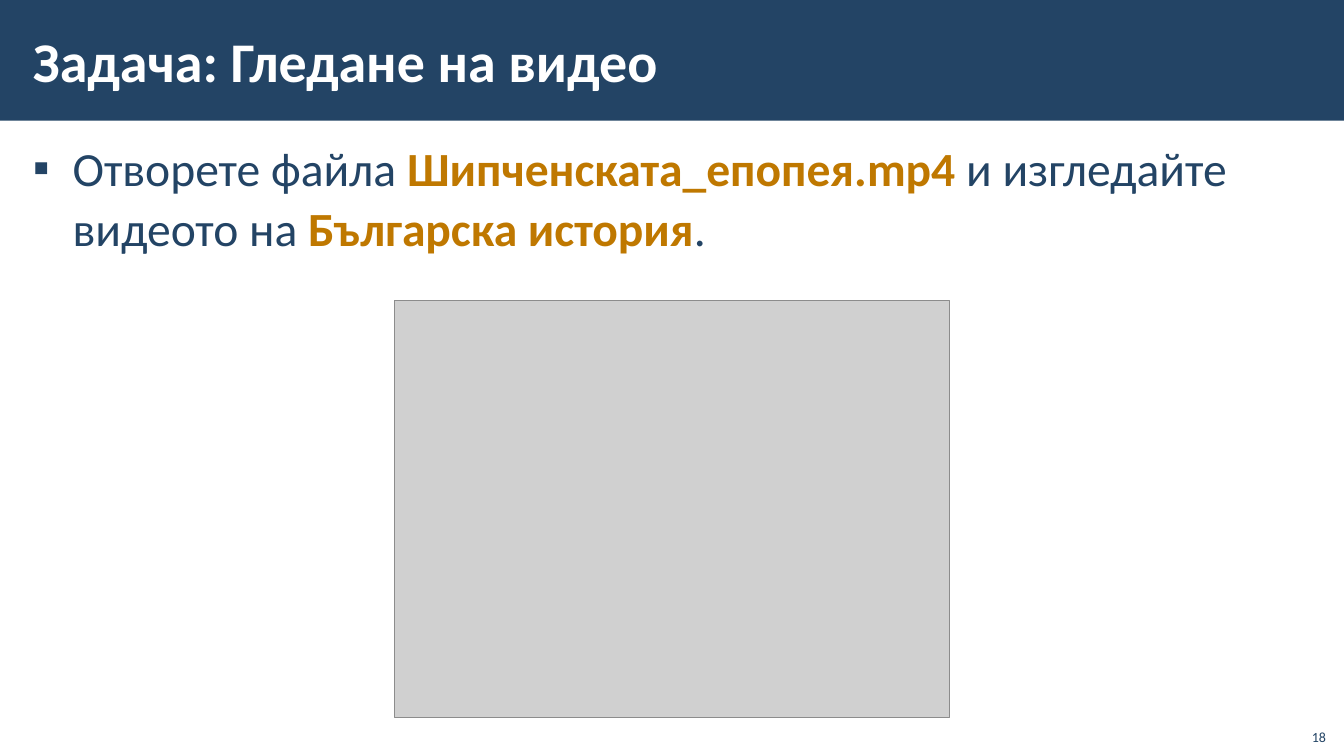
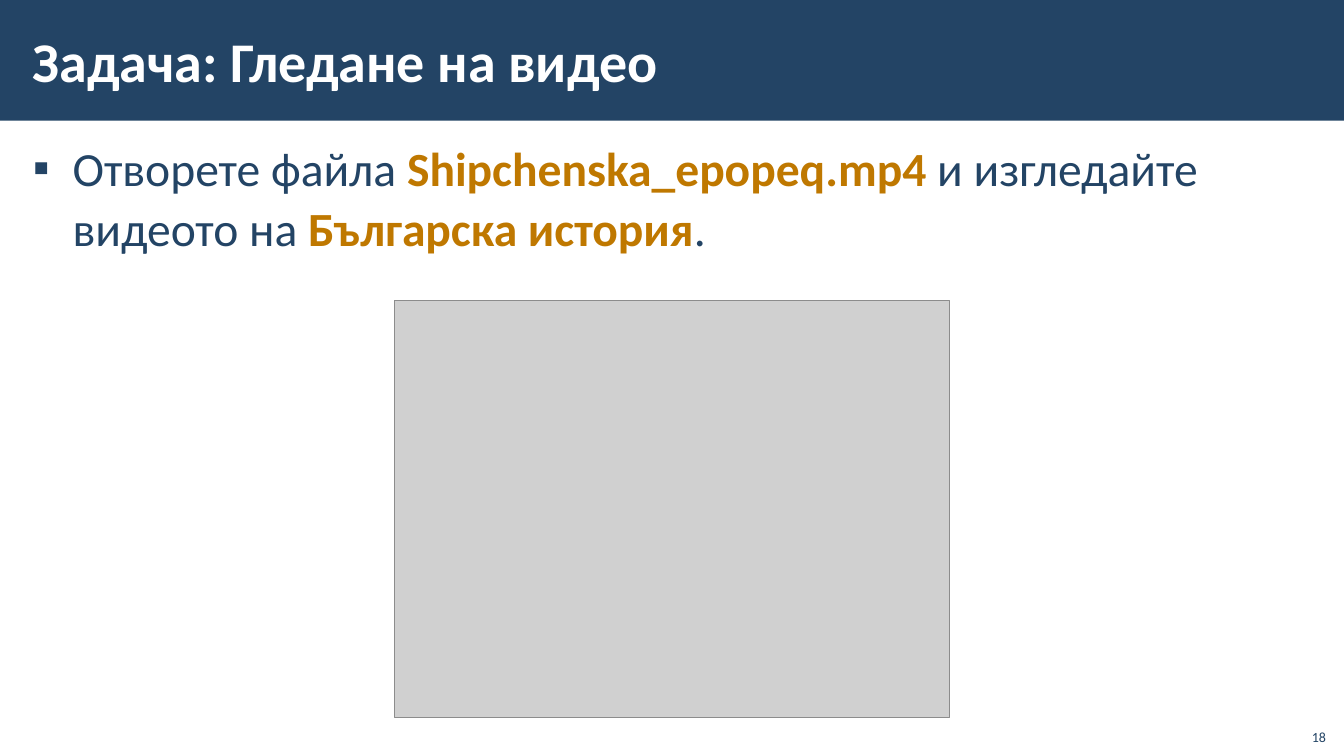
Before and after one commit to BG-IT-Edu/School-Programming, a slide deck: slide 18 of Courses/Computer-Modeling-and-IT/Computer-Modeling-and-IT-5-Class/10-Working-With-Sound-and-Video-Information/10-Working-With-Sound-and-Video-Information.pptx. Drawn at 1344x756 pixels with LibreOffice and Linux fonts; fonts in the diff are those of the drawing; grey boxes stand for pictures; background and template pictures are left out. Boxes give left, top, right and bottom in pixels: in the first picture for what was removed or moved away, otherwise in the second. Text is boxed around its words. In the diff, an @@ line names an element or a change of style, - is before the commit and + after.

Commit message:
Minor fixes

```diff
--- a/Courses/Computer-Modeling-and-IT/Computer-Modeling-and-IT-5-Class/10-Working-With-Sound-and-Video-Information/10-Working-With-Sound-and-Video-Information.pptx
+++ b/Courses/Computer-Modeling-and-IT/Computer-Modeling-and-IT-5-Class/10-Working-With-Sound-and-Video-Information/10-Working-With-Sound-and-Video-Information.pptx
@@ text at (x1=73, y1=152, x2=1198, y2=254): text changed @@
-▪ Отворете файла Шипченската_епопея.mp4 и изгледайте видеото на Българска история.
+▪ Отворете файла Shipchenska_epopeq.mp4 и изгледайте видеото на Българска история.
```
